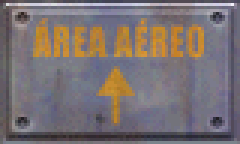
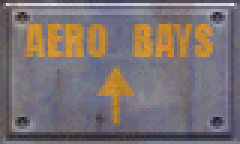
Layered file, before and after one edit (240×144). Changes by layer:
hid group "PT-BR" (4 layers) over [33, 18, 204, 60]
renamed "Texto" to "Text", moved it into group "Editable" over [33, 18, 204, 60]
showed group "Recriation" (3 layers) over [24, 24, 213, 60]
